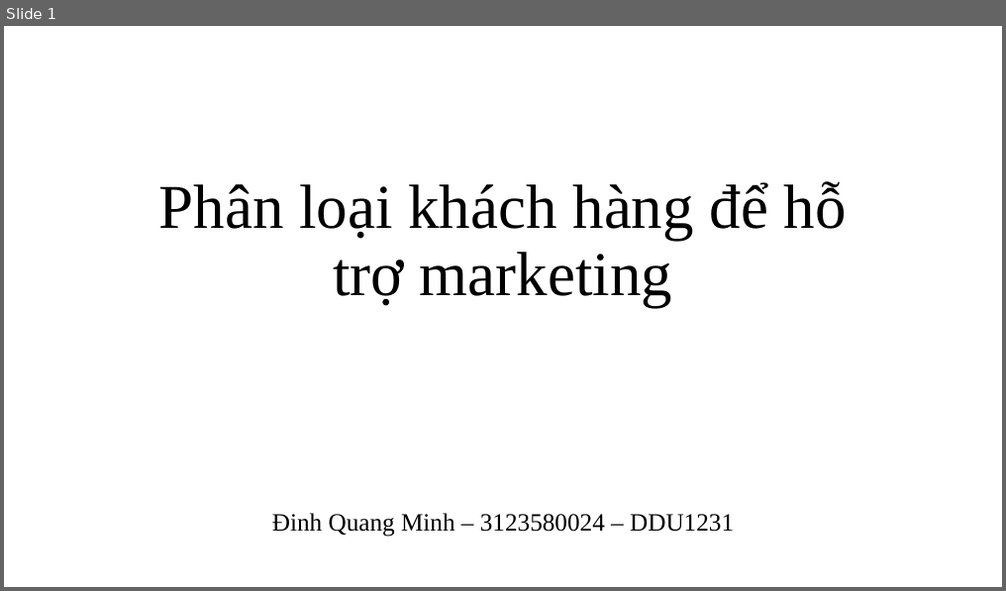
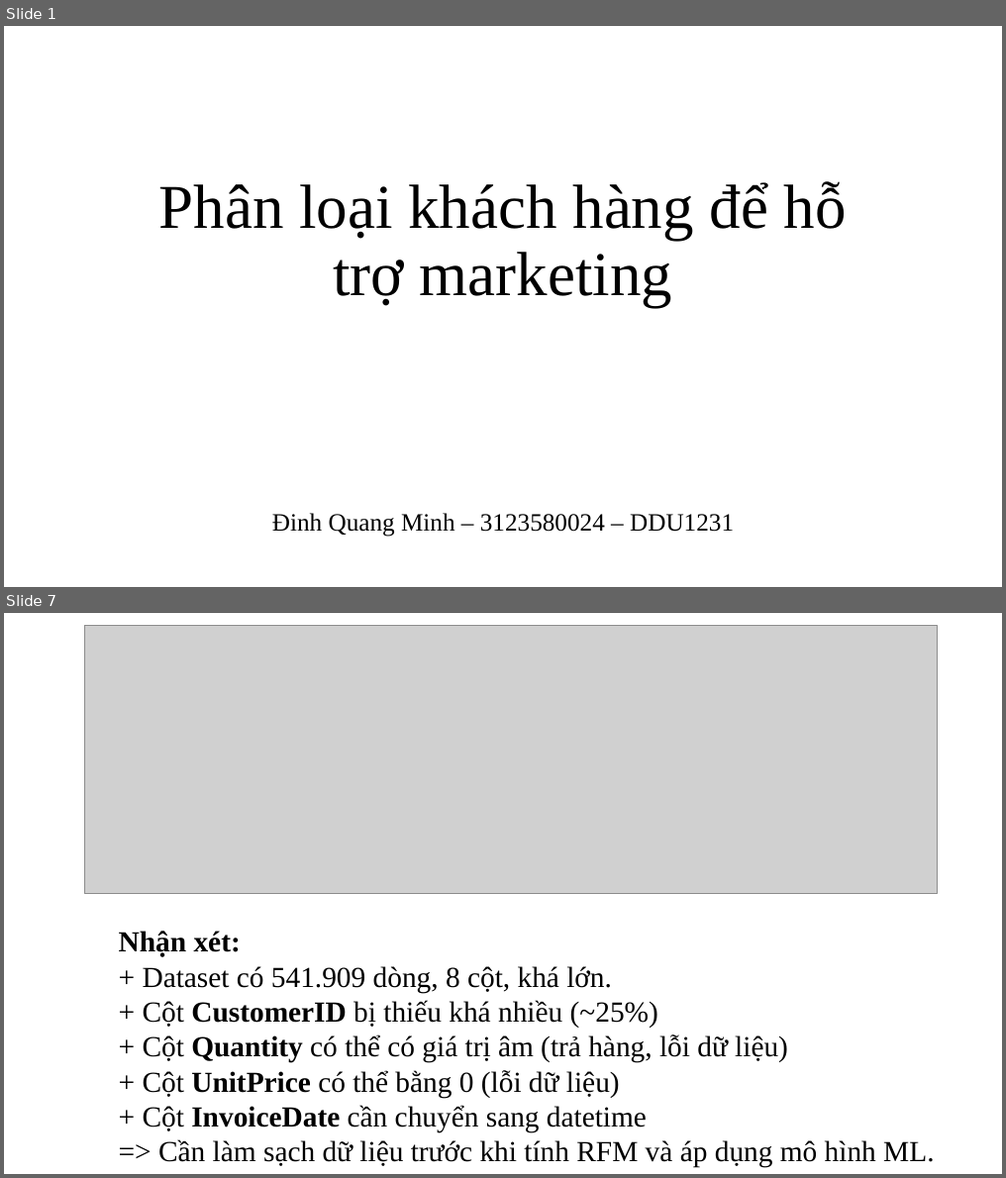
Before and after one commit to QuangMinh03042005/sgu25_kpdl, a slide deck: Lab02/online_retail.pptx. Shown one above the other, each under a label of ours: slide 1 before the commit, slides 1 and 7 after it; the slides between them are not shown. The pictures are 1006x591 and 1006x1178 pixels, drawn with LibreOffice and Linux fonts; fonts in the diff are those of the drawing; grey boxes stand for pictures. Boxes give left, top, right and bottom in pixels: in the first picture for what was removed or moved away, otherwise in the second. Text is boxed around its words. In the diff, an @@ line names an element or a change of style, - is before the commit and + after.

```diff
--- a/Lab02/online_retail.pptx
+++ b/Lab02/online_retail.pptx
@@ slide 7 added at (4,613,1002,1174), background #FFFFFF @@
@@ picture added at (85,626,937,894) @@
@@ text added at (119,931,934,1168), 28 pt, text #000000 @@
+Nhận xét:
++ Dataset có 541.909 dòng, 8 cột, khá lớn.
++ Cột CustomerID bị thiếu khá nhiều (~25%)
++ Cột Quantity có thể có giá trị âm (trả hàng, lỗi dữ liệu)
++ Cột UnitPrice có thể bằng 0 (lỗi dữ liệu)
++ Cột InvoiceDate cần chuyển sang datetime
+=> Cần làm sạch dữ liệu trước khi tính RFM và áp dụng mô hình ML.
```
Also in this commit, not shown: 1 slide changed, 22 other slides added, 2 other files.
